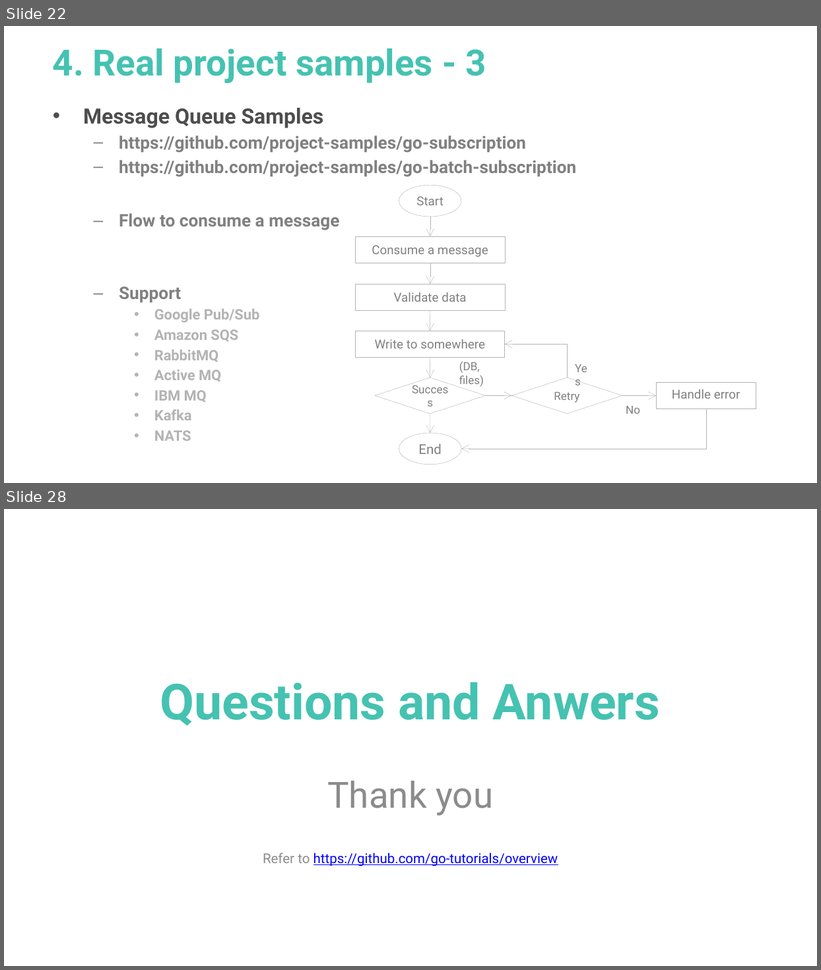
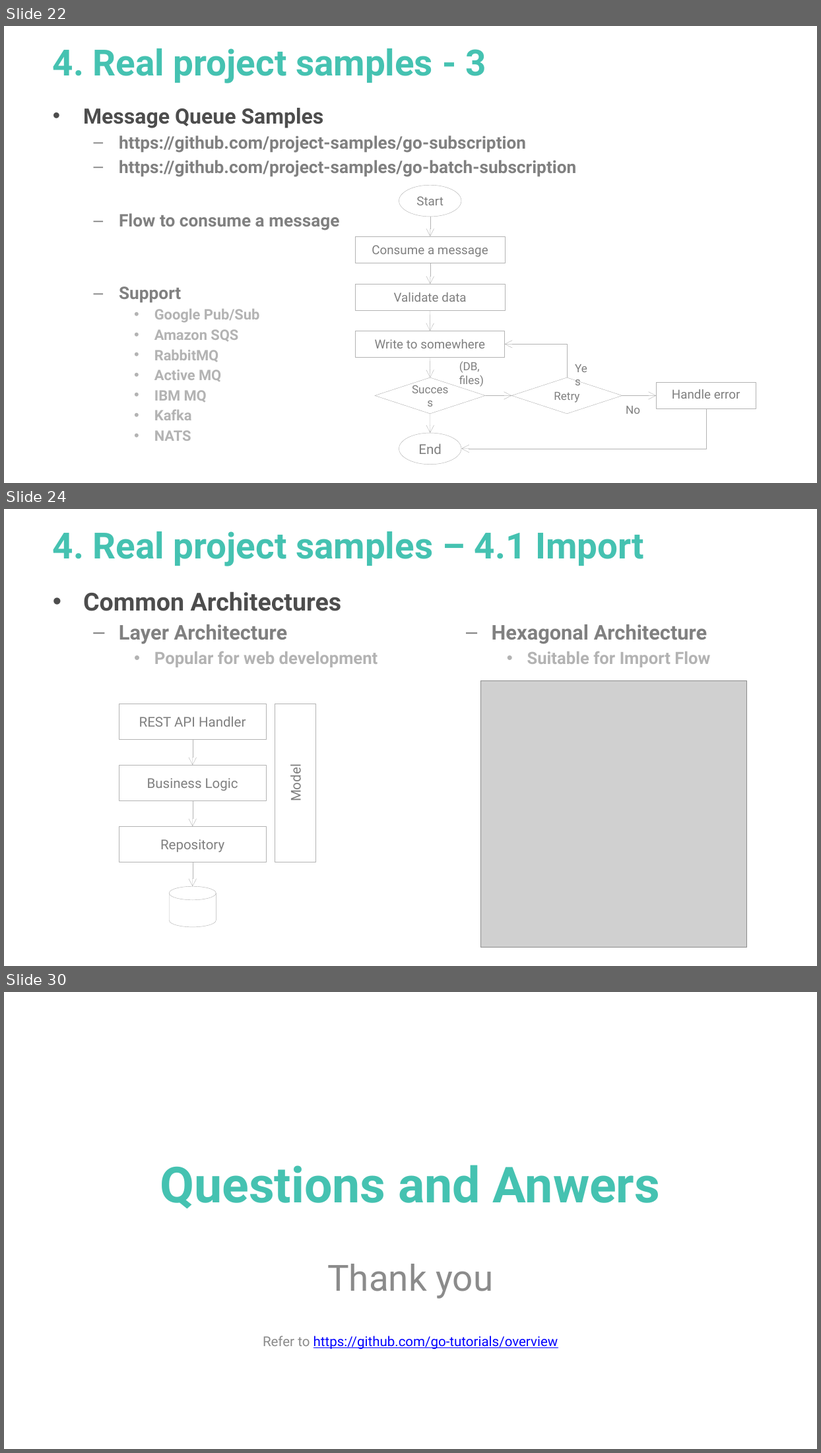
Before and after one commit to go-tutorials/overview, a slide deck: go-tutorial.pptx. Shown one above the other, each under a label of ours: slides 22 and 28 before the commit, slides 22, 24 and 30 after it; the slides between them are not shown. The pictures are 821x970 and 821x1453 pixels, drawn with LibreOffice and Linux fonts; fonts in the diff are those of the drawing; grey boxes stand for pictures. Boxes give left, top, right and bottom in pixels: in the first picture for what was removed or moved away, otherwise in the second. Text is boxed around its words. In the diff, an @@ line names an element or a change of style, - is before the commit and + after.

```diff
--- a/go-tutorial.pptx
+++ b/go-tutorial.pptx
@@ slide 24 added at (x1=4, y1=509, x2=817, y2=966), background #FFFFFF @@
@@ title added at (x1=53, y1=531, x2=644, y2=566), 32 pt, text #45C2B1, bold @@
+4. Real project samples – 4.1 Import
@@ text added at (x1=83, y1=591, x2=342, y2=611), 22 pt, text #4D4D4D, bold @@
+• Common Architectures
@@ text added at (x1=119, y1=625, x2=378, y2=667), 15 pt, text #B3B3B3, bold @@
+  – Layer Architecture
+    • Popular for web development
@@ text added at (x1=492, y1=625, x2=710, y2=667), 18 pt, text #808080, bold @@
+  – Hexagonal Architecture
+    • Suitable for Import Flow
@@ picture added at (x1=481, y1=681, x2=746, y2=947) @@
@@ rectangle added at (x1=120, y1=704, x2=267, y2=740), outline #B3B3B3 0.25 pt, 12 pt, text #808080 @@
+REST API Handler
@@ rectangle added at (x1=275, y1=704, x2=316, y2=863), outline #B3B3B3 0.25 pt, 12 pt, text #808080 @@
+Model
@@ arrow added from (193, 740) to (193, 765), #B3B3B3 0.25 pt @@
@@ rectangle added at (x1=120, y1=765, x2=267, y2=801), outline #B3B3B3 0.25 pt, 12 pt, text #808080 @@
+Business Logic
@@ arrow added from (193, 802) to (193, 827), #B3B3B3 0.25 pt @@
@@ rectangle added at (x1=120, y1=827, x2=267, y2=863), outline #B3B3B3 0.25 pt, 12 pt, text #808080 @@
+Repository
@@ arrow added from (193, 863) to (193, 887), #B3B3B3 0.25 pt @@
@@ cylinder added at (x1=169, y1=887, x2=217, y2=927), outline #B3B3B3 0.25 pt @@
@@ what was slide 28 is now slide 30 @@
```
Also in this commit, not shown: 6 slides changed, 1 other slide added, 1 other file.
